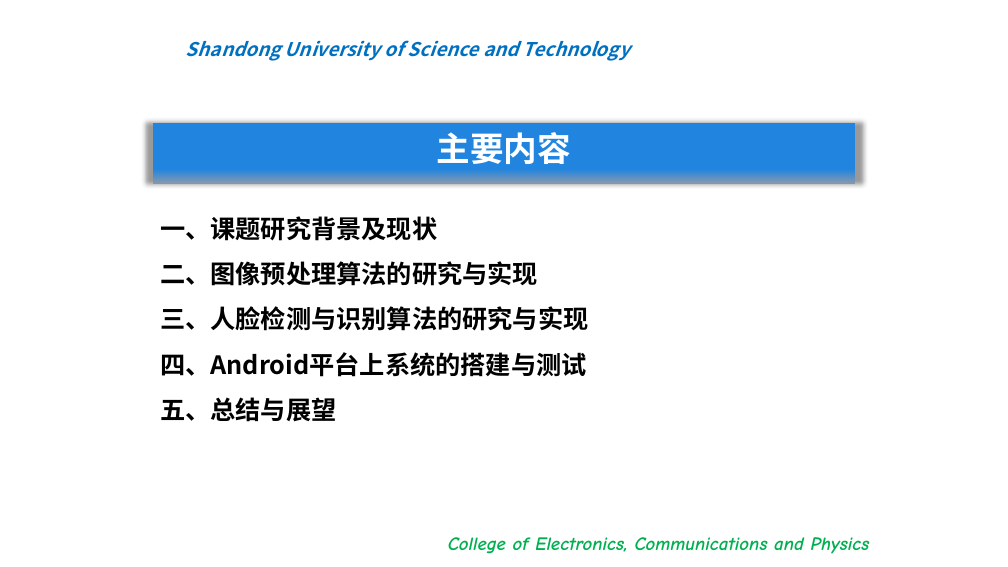
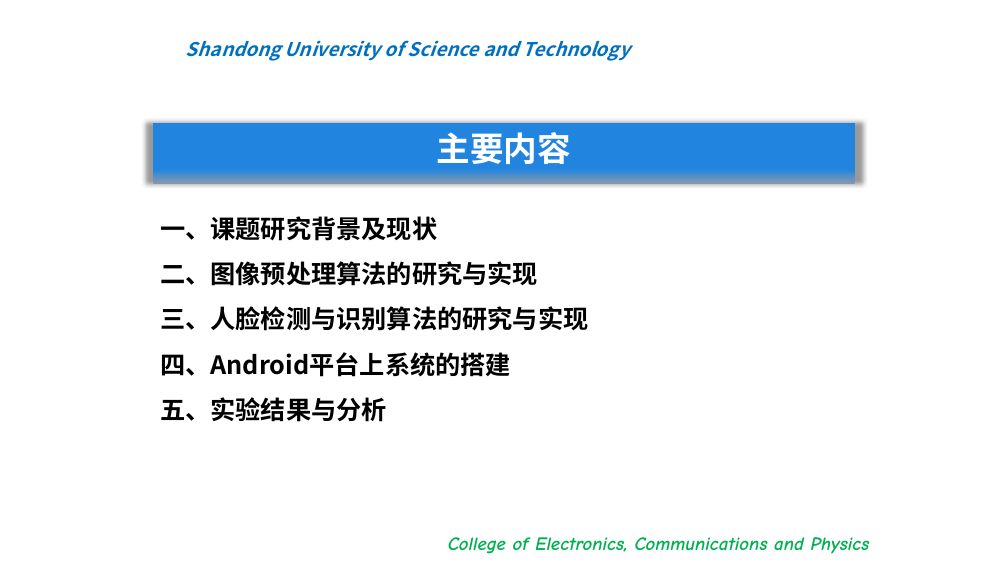
Before and after one commit to bigflyboy/biyelunwen, a slide deck: slide 2 of 王志远毕业答辩.pptx. Drawn at 1008x567 pixels with LibreOffice and Linux fonts; fonts in the diff are those of the drawing; background and template pictures are left out. Boxes give left, top, right and bottom in pixels: in the first picture for what was removed or moved away, otherwise in the second. Text is boxed around its words. In the diff, an @@ line names an element or a change of style, - is before the commit and + after.

```diff
--- a/王志远毕业答辩.pptx
+++ b/王志远毕业答辩.pptx
@@ text at [160, 352, 511, 422]: text changed @@
-四、Android平台上系统的搭建与测试
-五、总结与展望
+四、Android平台上系统的搭建
+五、实验结果与分析
```
Also in this commit, not shown: 4 other slides changed, 1 slide added, 1 slide removed, 4 other files.
